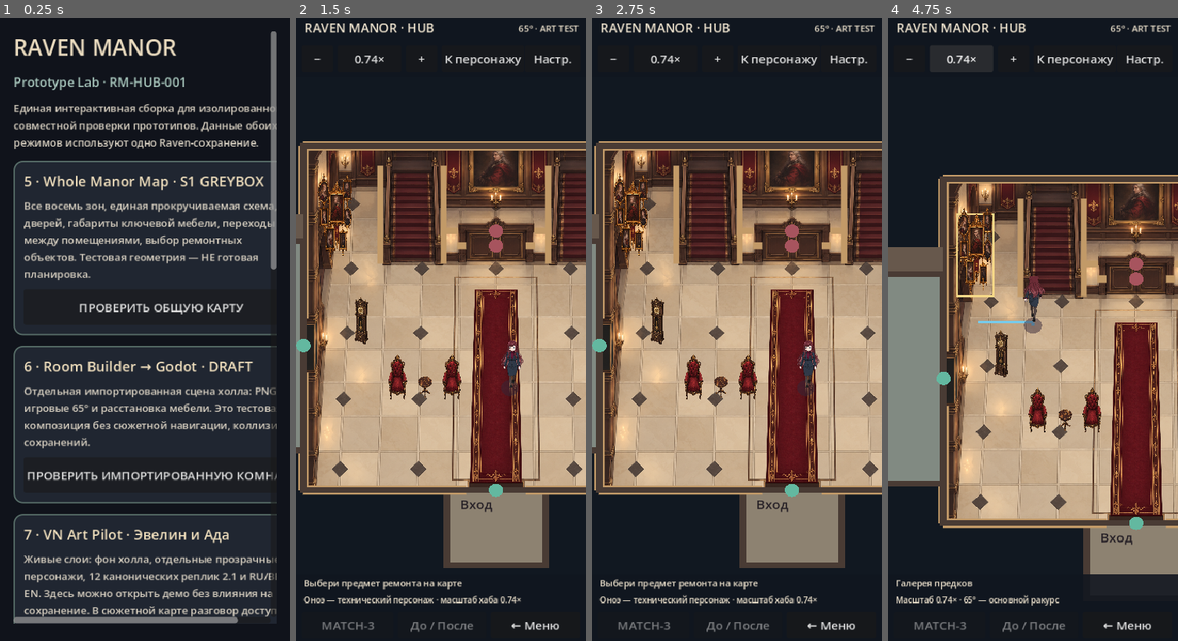
Above: before the commit, frames 1-4 (left to right).
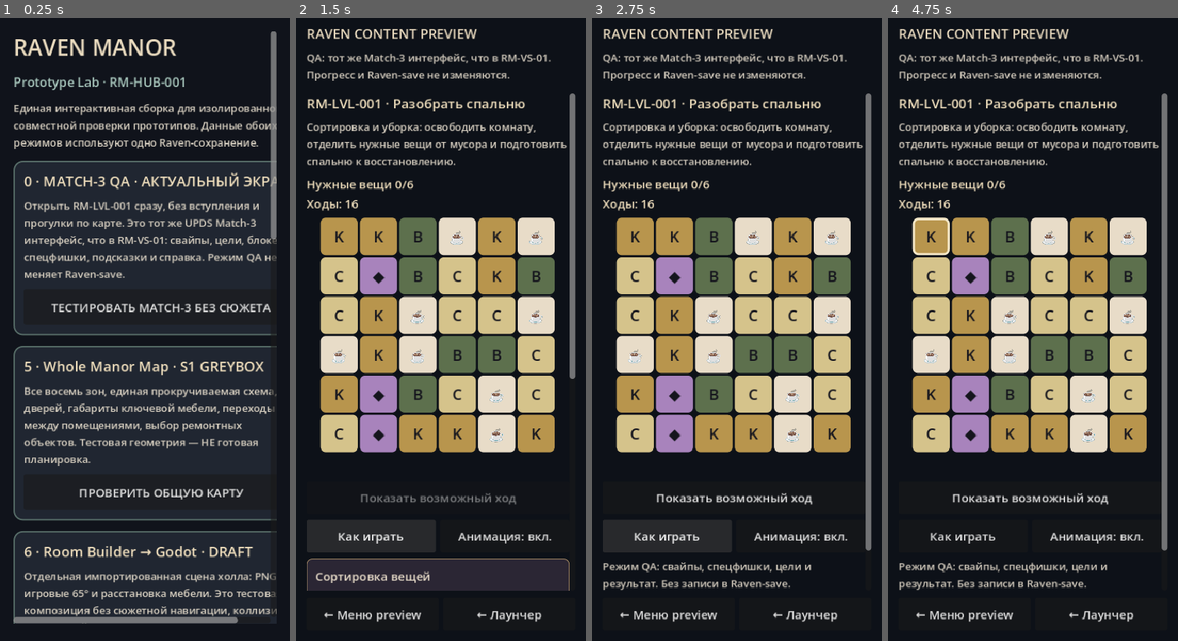
Above: after the commit, the same moments.

Repository: bezdredoff/RavenManor-Godot
Game: Godot game, scene res://scenes/raven/prototype_launcher.tscn
Same seed, same stepped clock (60 frames per second), same inputs: the game is played once before the commit and once after it.
Inputs (mouse positions are in pixels of both pictures, inside the frame that each line leads up to):
- Up to frame 1 (0.25 s): no input
- Up to frame 2 (1.5 s): click (458, 304) at 0.5 s, where only the run after the commit has a clickable "ТЕСТИРОВАТЬ MATCH-3 БЕЗ СЮЖЕТА"; click (371, 535) at 1.25 s, where only the run after the commit has a clickable "Как играть"
- Up to frame 3 (2.75 s): click (667, 535) at 2 s, where only the run after the commit has a clickable "Как играть"
- Up to frame 4 (4.75 s): click (908, 61) at 2.75 s, where only the run before the commit has a clickable "−"; click (931, 236) at 3.52 s; click (960, 61) at 4.25 s, where only the run before the commit has a clickable "0.63×"

The runs differ from the first frame. In frame 1, 14% of the frame differs, in the area x 4-96%, y 24-98%; in frame 2, 66%, in the area x 0-100%, y 0-99%; in frame 3, 64%; in frame 4, 63%.

Commit message:
ux: add one-tap Match3 QA entry to launcher and explain true vertical slice narrative gate

Diff:
--- a/scripts/raven/prototype_launcher.gd
+++ b/scripts/raven/prototype_launcher.gd
@@ -20,6 +20,12 @@
 	column.add_child(_title("RAVEN MANOR", 30, Color("eadbbf")))
 	column.add_child(_title("Prototype Lab · RM-HUB-001", 17, Color("a9c8be")))
 	column.add_child(_paragraph("Единая интерактивная сборка для изолированной и совместной проверки прототипов. Данные обоих режимов используют одно Raven-сохранение."))
+	column.add_child(_card(
+		"0 · MATCH-3 QA · АКТУАЛЬНЫЙ ЭКРАН",
+		"Открыть RM-LVL-001 сразу, без вступления и прогулки по карте. Это тот же UPDS Match-3 интерфейс, что в RM-VS-01: свайпы, цели, блокеры, спецфишки, подсказки и справка. Режим QA не меняет Raven-save.",
+		"ТЕСТИРОВАТЬ MATCH-3 БЕЗ СЮЖЕТА",
+		_open_match3_qa
+	))
 	column.add_child(_card(
 		"5 · Whole Manor Map · S1 GREYBOX",
 		"Все восемь зон, единая прокручиваемая схема, 11 дверей, габариты ключевой мебели, переходы между помещениями, выбор ремонтных объектов. Тестовая геометрия — НЕ готовая планировка.",
@@ -62,7 +68,7 @@
 	))
 	column.add_child(_card(
 		"3 · RM-VS-01 vertical slice",
-		"Сквозной маршрут: дверь, VN-сцены, три настоящих Match-3 уровня, две реставрации, улика, ночной эпизод и resume из Raven-save.",
+		"Сюжетный маршрут: письмо → дорога → ворота → возвращение → освобождение двери спальни → первый Match-3. Для быстрого теста Match-3 используй карточку 0 выше. Режим сохраняет прогресс Raven.",
 		"ЗАПУСТИТЬ ВЕРТИКАЛЬНЫЙ СРЕЗ",
 		_open.bind(VERTICAL_SLICE_SCENE)
 	))
@@ -73,6 +79,11 @@
 		_open.bind(VERTICAL_SLICE_SCENE)
 	))
 	column.add_child(_paragraph("Все режимы запускаются отдельно или вместе из одной web/desktop сборки."))
+
+
+func _open_match3_qa() -> void:
+	get_tree().set_meta("raven_direct_preview_level", "RM-LVL-001")
+	get_tree().change_scene_to_file(CONTENT_PREVIEW_SCENE)
 
 
 func _open(path: String) -> void:
